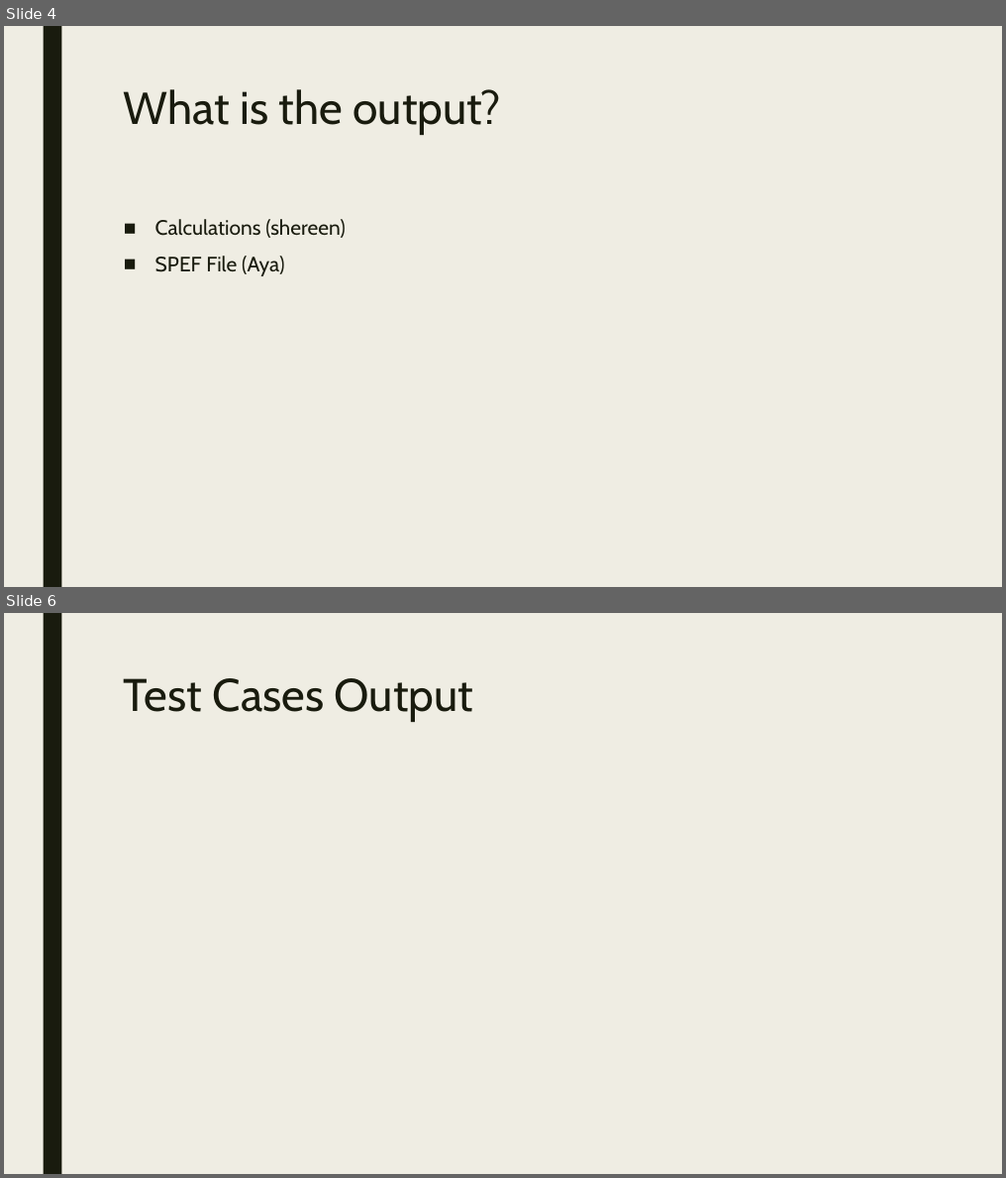
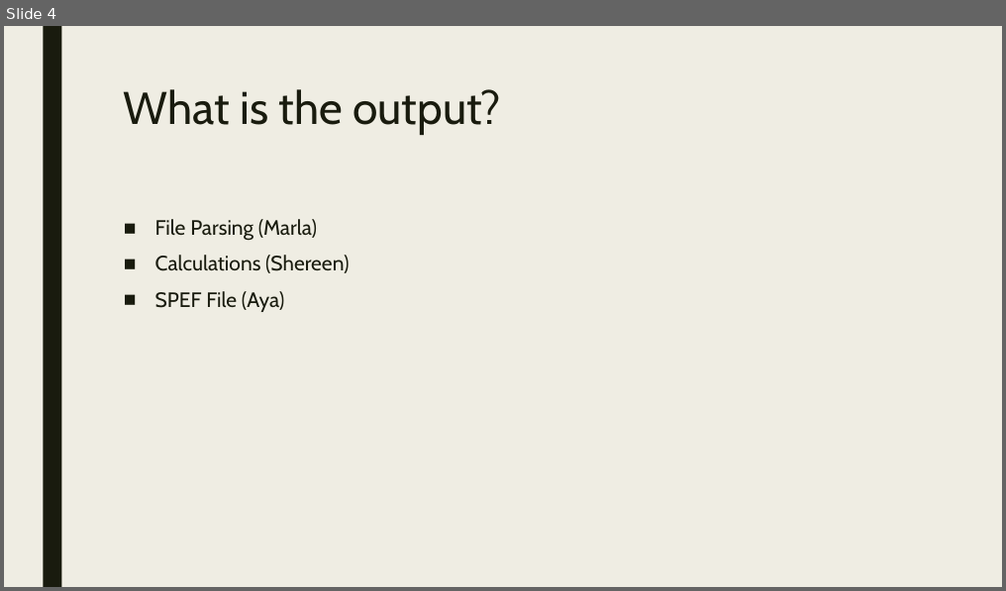
Before and after one commit to Goldent00thbrush/SPEF_Extractor, a slide deck: Project_Presentation.pptx. Shown one above the other, each under a label of ours: slides 4 and 6 before the commit, slide 4 after it; the slides between them are not shown. The pictures are 1006x1178 and 1006x591 pixels, drawn with LibreOffice and Linux fonts; fonts in the diff are those of the drawing. Boxes give left, top, right and bottom in pixels: in the first picture for what was removed or moved away, otherwise in the second. Text is boxed around its words. In the diff, an @@ line names an element or a change of style, - is before the commit and + after.

```diff
--- a/Project_Presentation.pptx
+++ b/Project_Presentation.pptx
@@ slide 6 removed at <box>4,613,1002,1174</box>, background #EFEDE3; not listed: 1 template element that a slide beside it also shows @@
@@ title removed at <box>124,678,474,722</box> @@
-Test Cases Output
@@ slide 4 changed as well @@
@@ text at <box>155,219,349,274</box>: text changed @@
-■ Calculations (shereen)
+■ File Parsing (Marla)
+■ Calculations (Shereen)
```
Also in this commit, not shown: 2 other slides changed, 1 slide added, 1 other slide removed.
